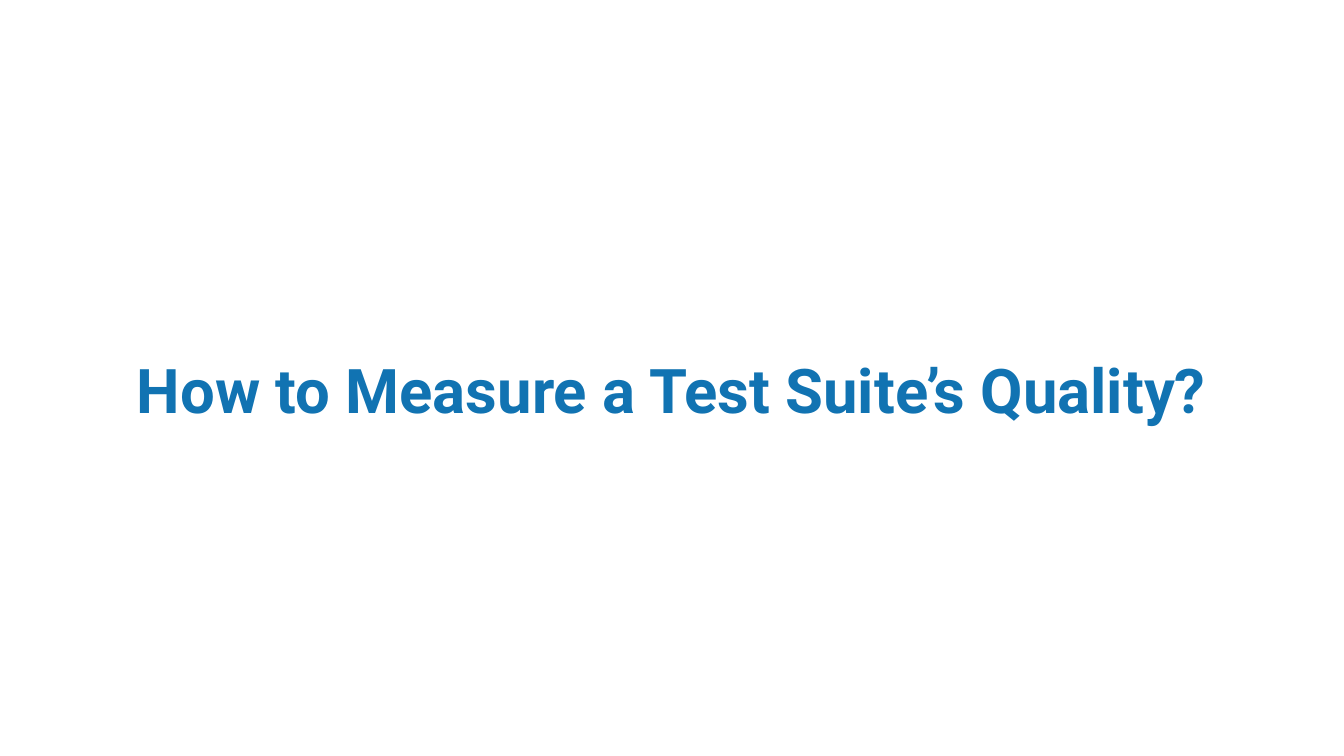
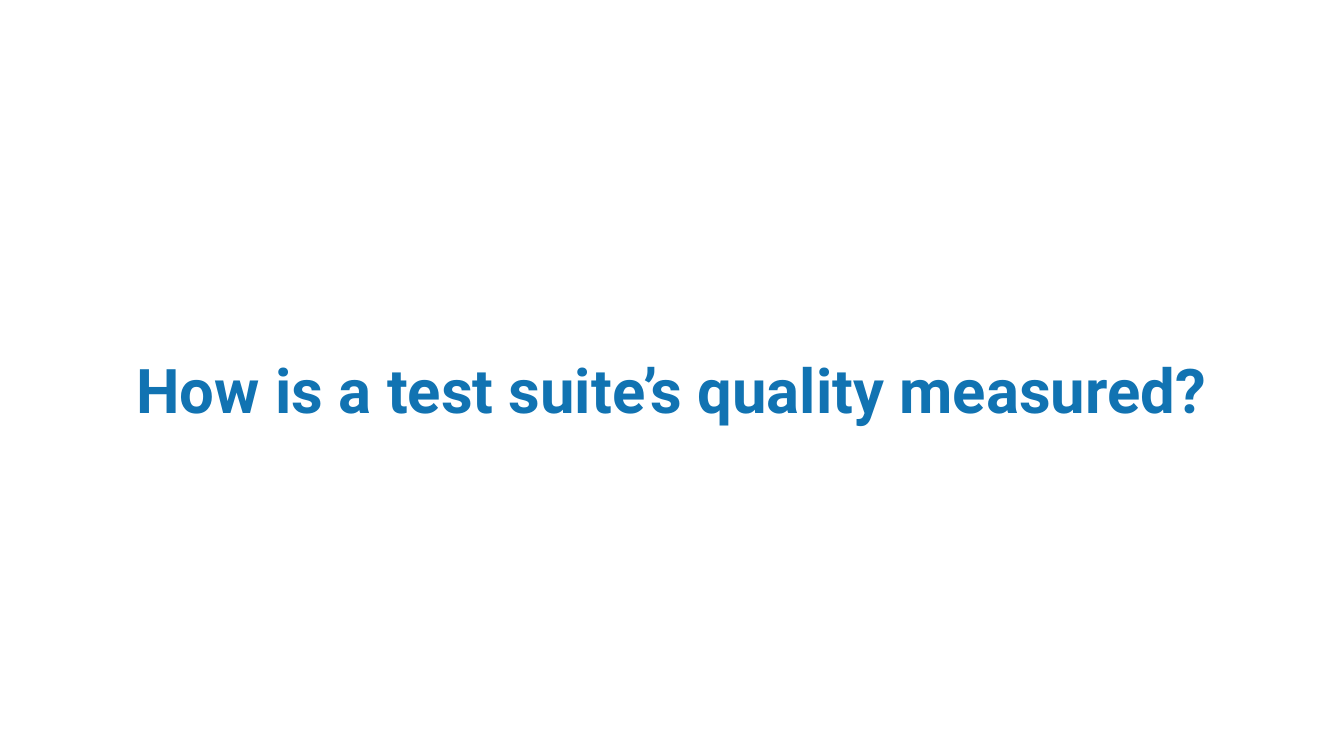
Before and after one commit to MatthewYKnowles/dev-nexus-2020, a slide deck: slide 9 of Who Watches the Watchmen Dev Nexus 2020.pptx. Drawn at 1344x756 pixels with LibreOffice and Linux fonts; fonts in the diff are those of the drawing; background and template pictures are left out. Boxes give left, top, right and bottom in pixels: in the first picture for what was removed or moved away, otherwise in the second. Text is boxed around its words. In the diff, an @@ line names an element or a change of style, - is before the commit and + after.

```diff
--- a/Who Watches the Watchmen Dev Nexus 2020.pptx
+++ b/Who Watches the Watchmen Dev Nexus 2020.pptx
@@ title at [136, 366, 1206, 426]: text changed @@
-How to Measure a Test Suite’s Quality?
+How is a test suite’s quality measured?
```
Also in this commit, not shown: 7 other slides changed, 1 slide added, 1 slide removed, 1 other file.
